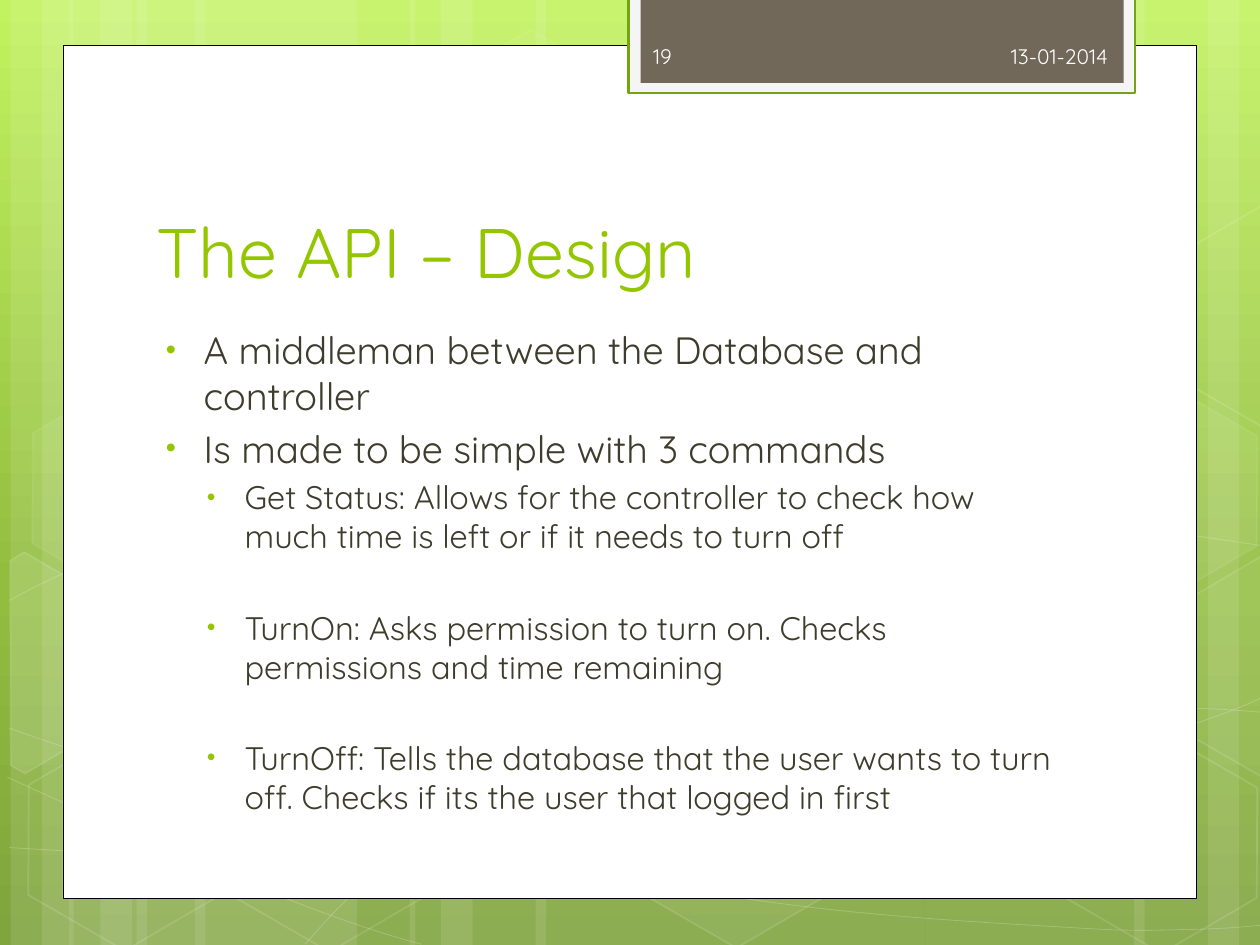
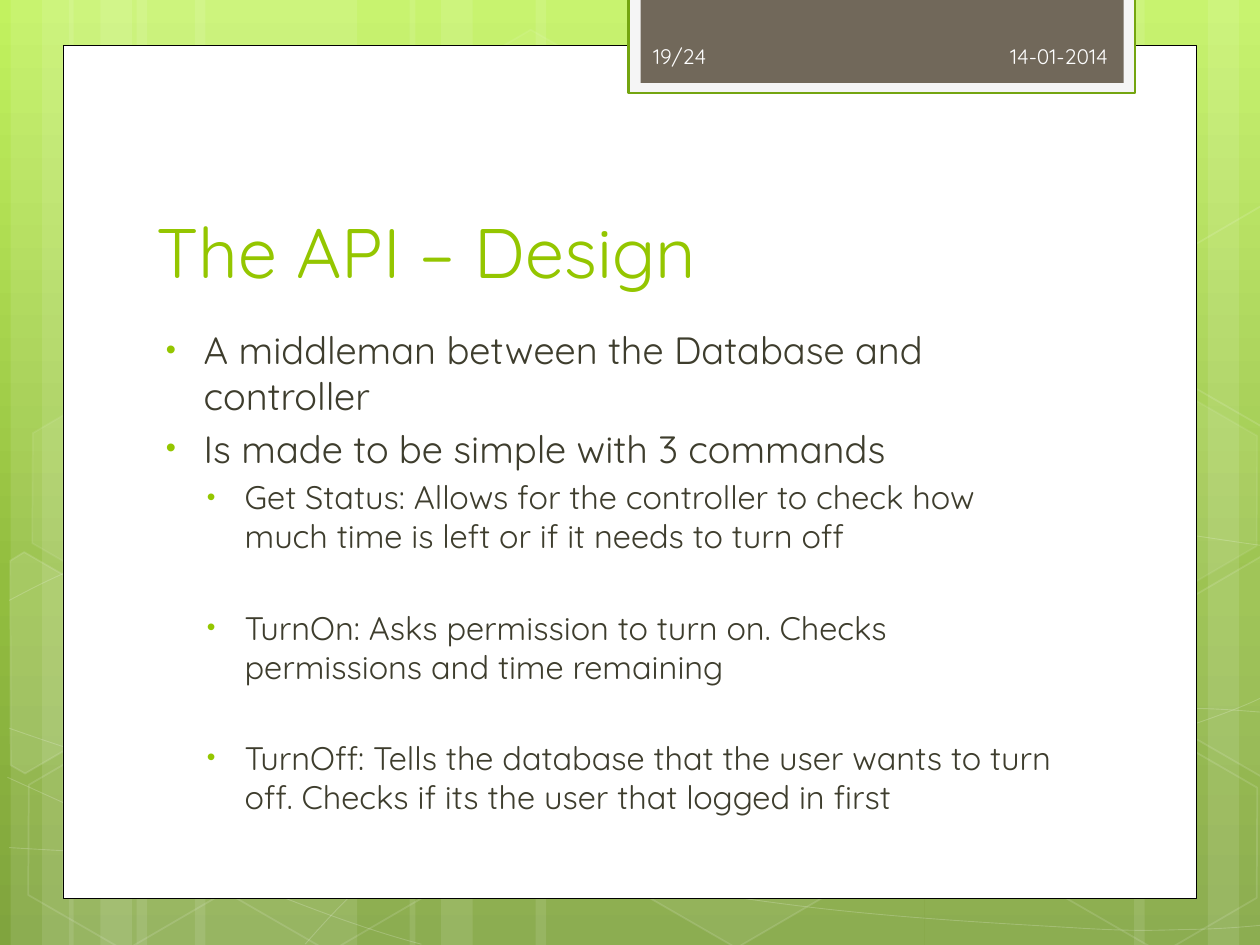
Before and after one commit to Zucka/MOM, a slide deck: slide 19 of other/All Slides.pptx. Drawn at 1260x945 pixels with LibreOffice and Linux fonts; fonts in the diff are those of the drawing. Boxes give left, top, right and bottom in pixels: in the first picture for what was removed or moved away, otherwise in the second. Text is boxed around its words. In the diff, an @@ line names an element or a change of style, - is before the commit and + after.

```diff
--- a/other/All Slides.pptx
+++ b/other/All Slides.pptx
@@ page number at (653, 47, 706, 67): text changed @@
-19
+19/24
@@ text at (1010, 49, 1107, 64): text changed @@
-13-01-2014
+14-01-2014
```
Also in this commit, not shown: 21 other slides changed, 2 slides added.
